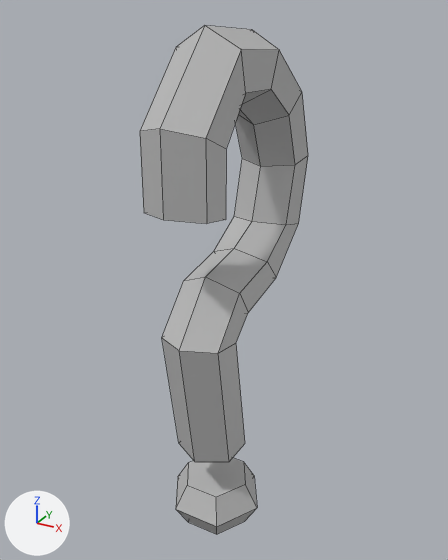
The FBX model Cryptique/Assets/FBX/Puzzles/interrogation.fbx as it was, and as the next commit left it.
One viewpoint serves both versions: a camera (50 mm lens) standing at (0.0749, -0.1429, 0.1455) and looking at (-0.0035, -0.0003, 0.0742). The axes (+X, +Y, +Z) are drawn at lower left. The lights are the same throughout. Mesh edges are drawn as thin lines. Where no turn or scale is listed for an object, it has been applied to the vertices.

The older version as bpy lines, for what is in view:
```python
mat_interrogation1 = principled_material('interrogation1')
mat_interrogation1.base_color = (0.5, 0.5, 0.5)  # grey #bcbcbc
me_mesh = bpy.data.meshes.new('Mesh')
me_mesh.from_pydata(...)  # 66 vertices, 62 faces; spans x -0.0085..0.0085, y -0.0183..0.0506, z -0.0391..0.0755
me_mesh.materials.append(mat_interrogation1)  # grey #bcbcbc
me_mesh_001 = bpy.data.meshes.new('Mesh.001')
me_mesh_001.from_pydata(...)  # 18 vertices, 14 faces; spans x -0.0142..0.0142, y -0.0123..0.0123, z -0.0073..0.0073
me_mesh_001.materials.append(mat_interrogation1)  # grey #bcbcbc
ob_body = bpy.data.objects.new('body', me_mesh)
ob_body.location = (0.0, -0.0161, 0.0664)
ob_point = bpy.data.objects.new('point', me_mesh_001)
ob_point.location = (0.0, -0.0117, 0.0073)
```
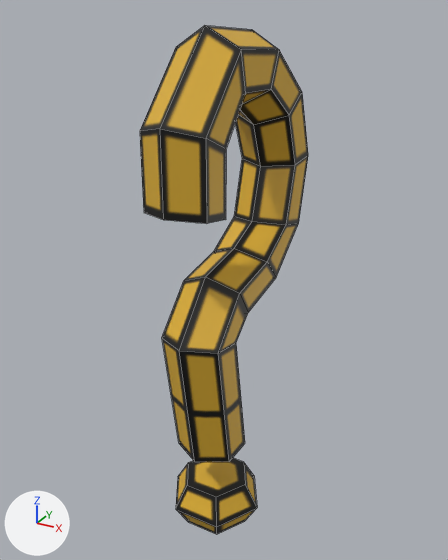
What differs and where, as boxes [x1, y1, x2, y2] in the pictures (448 x 560 px):
'body', surface changed (grey to yellow)
    both: [140, 25, 308, 462]
'point', surface changed
    both: [176, 458, 257, 534]

The change, as a diff of the scene's bpy script:
```diff
--- a/Cryptique/Assets/FBX/Puzzles/interrogation.fbx.py
+++ b/Cryptique/Assets/FBX/Puzzles/interrogation.fbx.py
@@ img_interrogation_rgb_png @@
+img_interrogation_rgb_png = load_image('interrogation_RGB.png', '../../Textures/interrogation_RGB.png', 2048, 2048, 'sRGB')
@@ mat_interrogation1 @@
 mat_interrogation1 = principled_material('interrogation1')
-mat_interrogation1.base_color = (0.5, 0.5, 0.5)  # grey #bcbcbc
+mat_interrogation1.texture = img_interrogation_rgb_png
```
